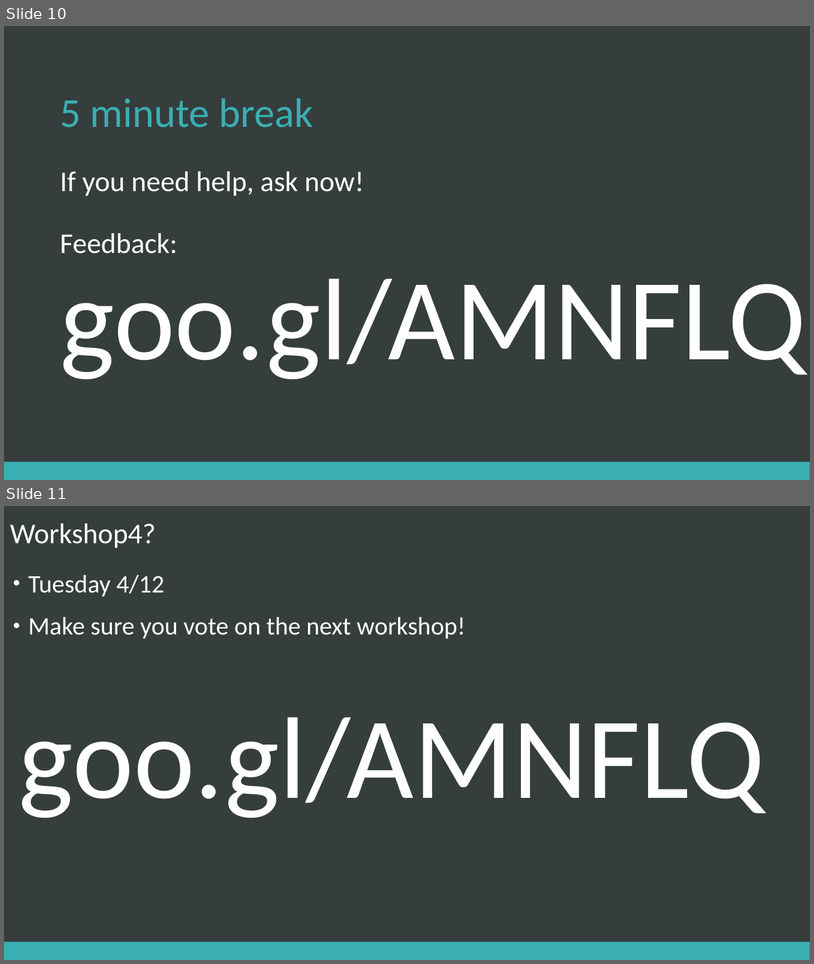
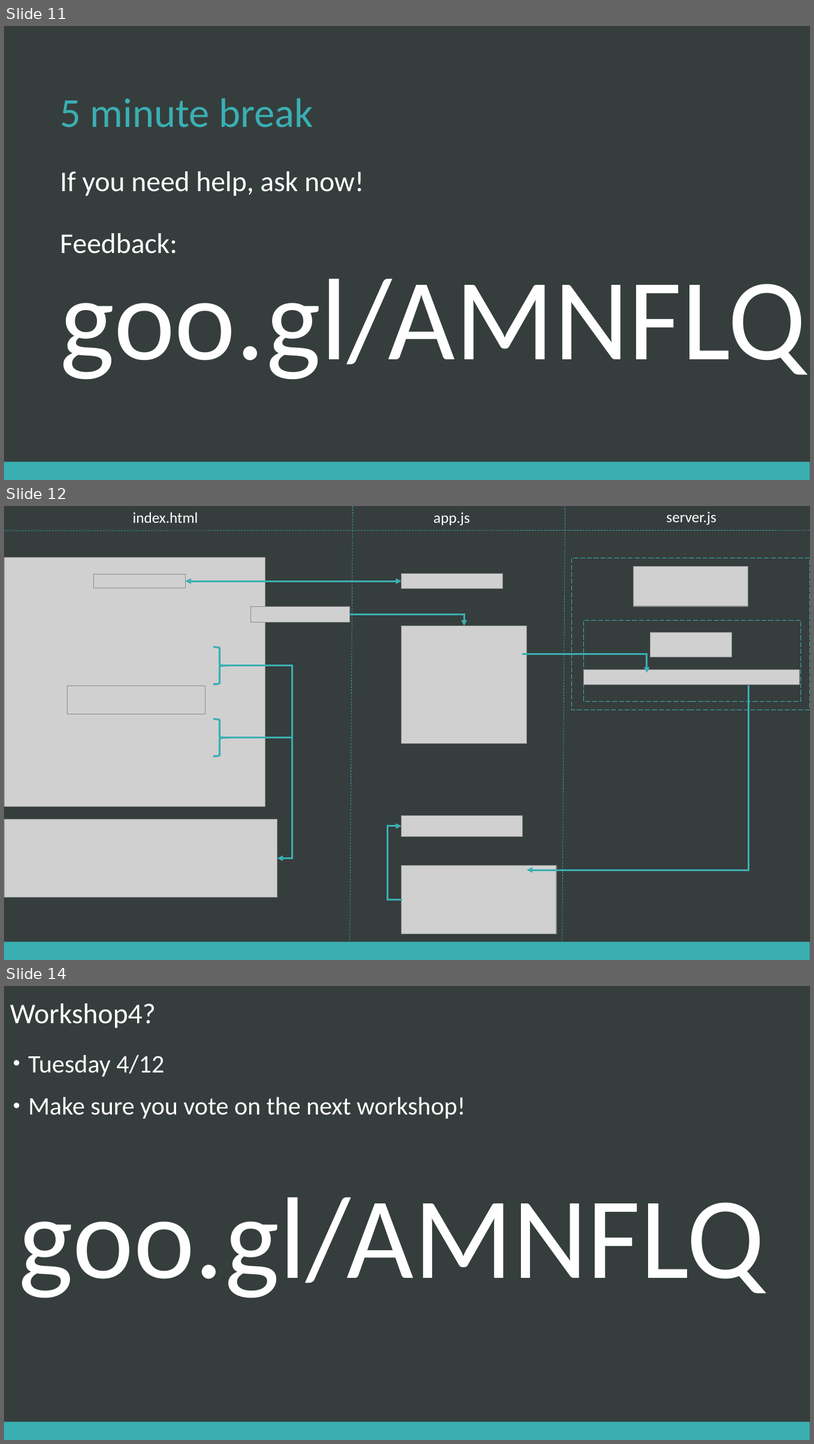
Before and after one commit to chcaru/workshop, a slide deck: workshop3/presentation.pptx. Shown one above the other, each under a label of ours: slides 10 and 11 before the commit, slides 11, 12 and 14 after it; the slides between them are not shown. The pictures are 814x964 and 814x1444 pixels, drawn with LibreOffice and Linux fonts; fonts in the diff are those of the drawing; grey boxes stand for pictures. Boxes give left, top, right and bottom in pixels: in the first picture for what was removed or moved away, otherwise in the second. Text is boxed around its words. In the diff, an @@ line names an element or a change of style, - is before the commit and + after.

```diff
--- a/workshop3/presentation.pptx
+++ b/workshop3/presentation.pptx
@@ slide 12 added at (x1=4, y1=506, x2=810, y2=960), background #363D3D; not listed: 1 template element that a slide beside it also shows @@
@@ text added at (x1=133, y1=512, x2=198, y2=523), 18 pt, text #FFFFFF @@
+index.html
@@ line added from (353, 506) to (350, 960), #3AAFB2 0.5 pt dashed @@
@@ text added at (x1=434, y1=512, x2=470, y2=526), 18 pt, text #FFFFFF @@
+app.js
@@ line added from (566, 506) to (563, 959), #3AAFB2 0.5 pt dashed @@
@@ text added at (x1=666, y1=511, x2=716, y2=525), 18 pt, text #FFFFFF @@
+server.js
@@ line added from (810, 530) to (4, 531), #3AAFB2 0.5 pt dashed @@
@@ picture added at (x1=5, y1=558, x2=266, y2=807) @@
@@ rectangle added at (x1=572, y1=558, x2=810, y2=710), outline #3AAFB2 0.75 pt dashed @@
@@ picture added at (x1=94, y1=574, x2=185, y2=588) @@
@@ picture added at (x1=401, y1=573, x2=503, y2=588) @@
@@ picture added at (x1=635, y1=566, x2=749, y2=606) @@
@@ double arrow added from (401, 581) to (185, 581), #3AAFB2 2.25 pt @@
@@ picture added at (x1=251, y1=606, x2=350, y2=623) @@
@@ elbow arrow added from (350, 614) to (464, 626), #3AAFB2 2.25 pt @@
@@ picture added at (x1=401, y1=626, x2=527, y2=744) @@
@@ rectangle added at (x1=584, y1=621, x2=801, y2=702), outline #3AAFB2 0.75 pt dashed @@
@@ right brace added at (x1=213, y1=647, x2=226, y2=684), outline #3AAFB2 2.25 pt @@
@@ picture added at (x1=651, y1=633, x2=732, y2=657) @@
@@ elbow line added from (226, 666) to (293, 754), #3AAFB2 2.25 pt @@
@@ elbow arrow added from (523, 654) to (648, 673), #3AAFB2 2.25 pt @@
@@ picture added at (x1=68, y1=685, x2=206, y2=714) @@
@@ elbow arrow added from (749, 685) to (527, 870), #3AAFB2 2.25 pt @@
@@ picture added at (x1=584, y1=669, x2=800, y2=684) @@
@@ right brace added at (x1=213, y1=719, x2=226, y2=756), outline #3AAFB2 2.25 pt @@
@@ elbow arrow added from (226, 738) to (278, 858), #3AAFB2 2.25 pt @@
@@ picture added at (x1=4, y1=819, x2=278, y2=897) @@
@@ elbow arrow added from (402, 899) to (401, 826), #3AAFB2 2.25 pt @@
@@ picture added at (x1=401, y1=816, x2=522, y2=837) @@
@@ picture added at (x1=401, y1=865, x2=557, y2=934) @@
@@ what was slide 10 is now slide 11 @@
@@ what was slide 11 is now slide 14 @@
```
Also in this commit, not shown: 2 other slides added, 2 other files.
